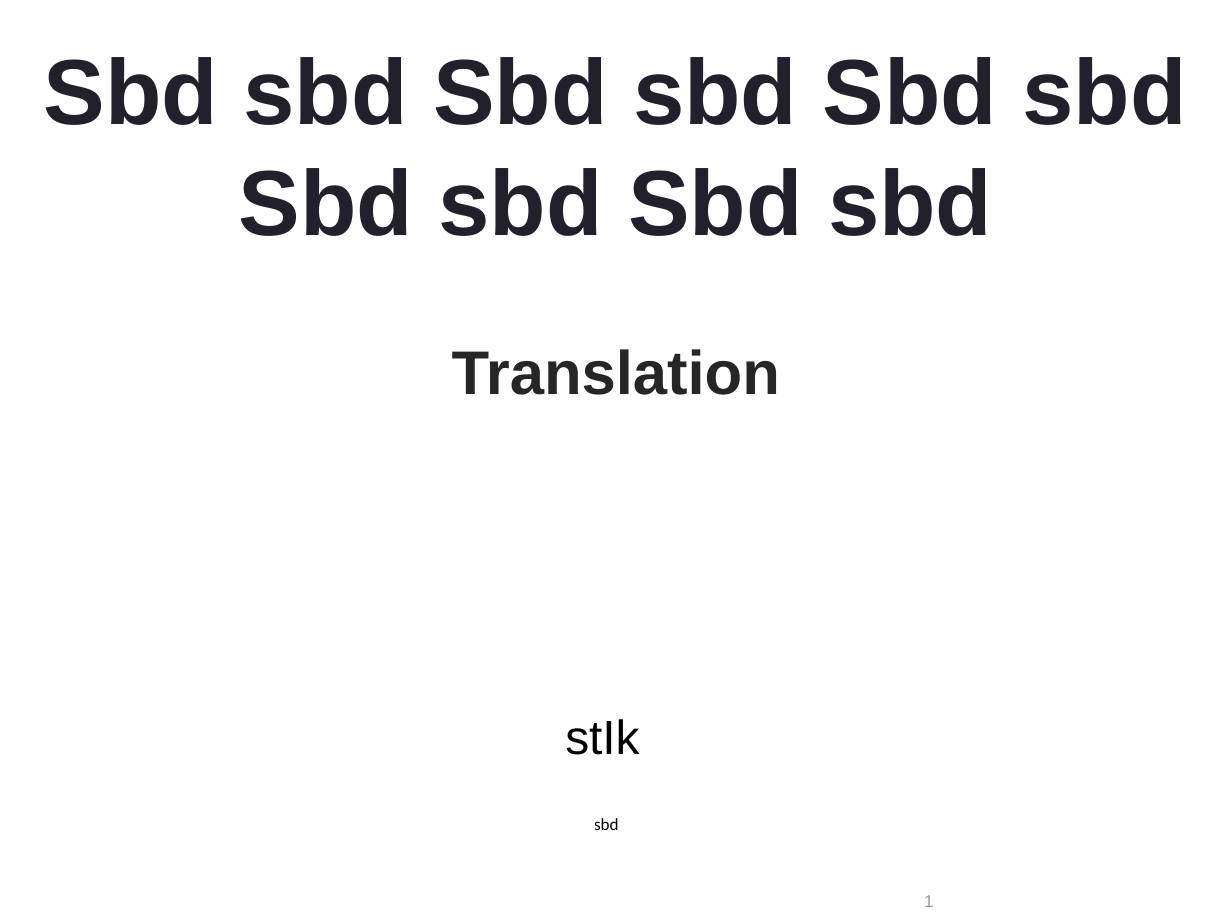
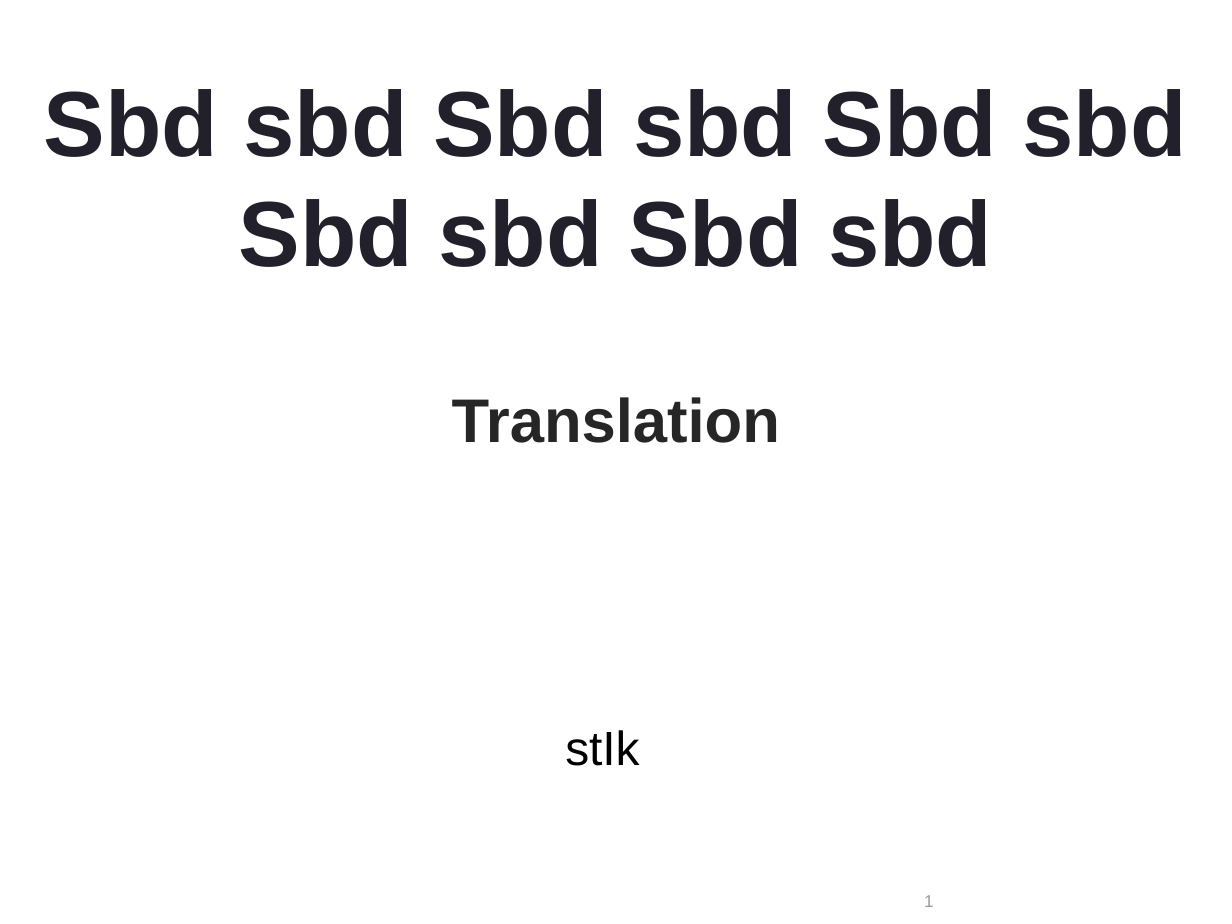
Before and after one commit to jagatsingh/sikhism, a slide deck: slide 1 of software/sikhi2max/themes/khanda.ppt. Drawn at 1232x924 pixels with LibreOffice and Linux fonts; fonts in the diff are those of the drawing; background and template pictures are left out. Boxes give left, top, right and bottom in pixels: in the first picture for what was removed or moved away, otherwise in the second. Text is boxed around its words. In the diff, an @@ line names an element or a change of style, - is before the commit and + after.

```diff
--- a/software/sikhi2max/themes/khanda.ppt
+++ b/software/sikhi2max/themes/khanda.ppt
@@ text "Sbd sbd Sbd sbd Sbd ...": place and size @@
-text "Sbd sbd Sbd sbd Sbd ..." at box(44, 57, 1187, 236)
+text "Sbd sbd Sbd sbd Sbd ..." at box(44, 89, 1187, 267)
@@ text "Translation": place and size @@
-text "Translation" at box(452, 349, 780, 395)
+text "Translation" at box(452, 397, 780, 443)
@@ text "stIk": place and size @@
-text "stIk" at box(565, 719, 639, 755)
+text "stIk" at box(565, 730, 639, 766)
@@ text removed at box(594, 818, 619, 830) @@
-sbd
```
Also in this commit, not shown: 11 other files.
